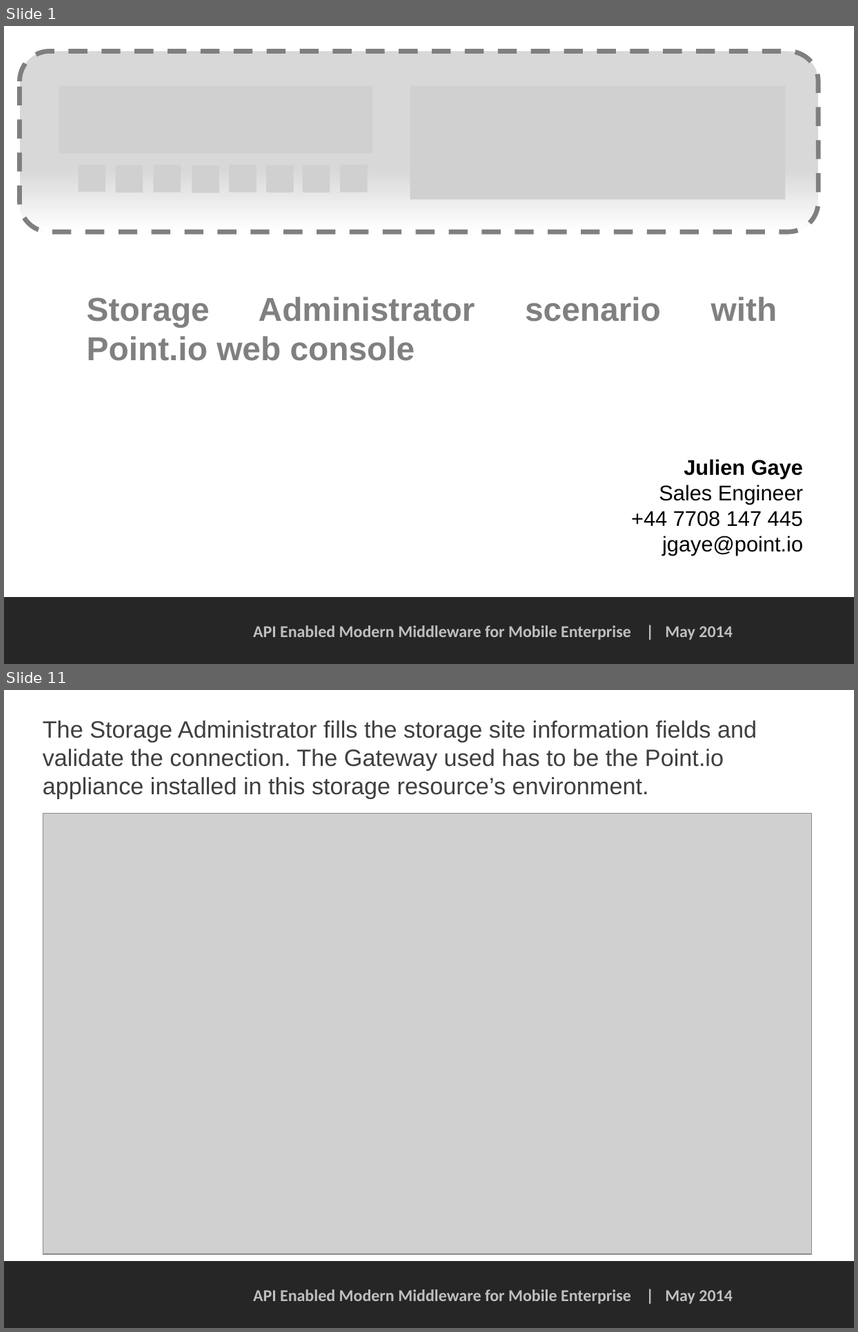
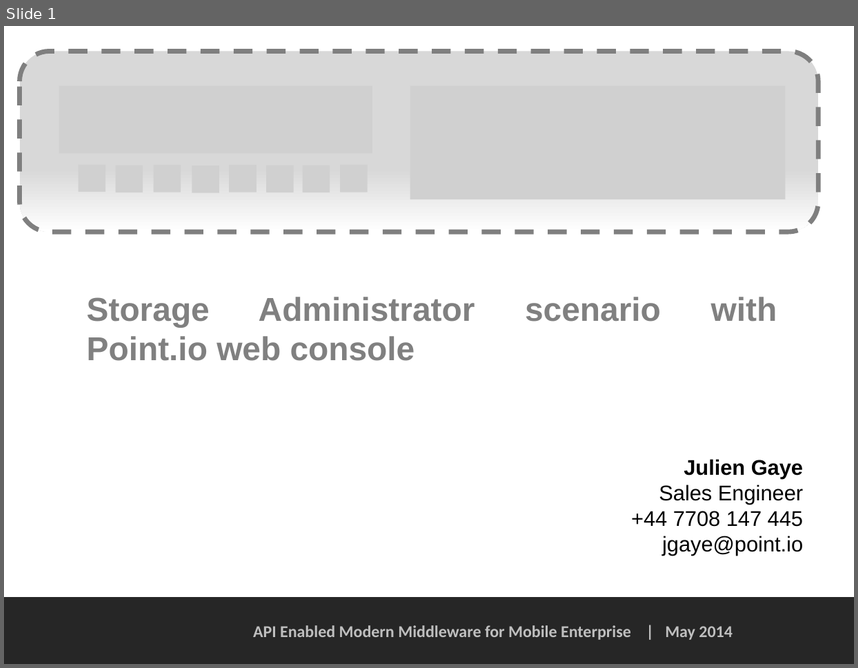
Before and after one commit to PointIO/Documentation, a slide deck: web console doc/Storage Administrator scenario - web console.pptx. Shown one above the other, each under a label of ours: slides 1 and 11 before the commit, slide 1 after it; the slides between them are not shown. The pictures are 858x1332 and 858x668 pixels, drawn with LibreOffice and Linux fonts; fonts in the diff are those of the drawing; grey boxes stand for pictures; background and template pictures are left out. Boxes give left, top, right and bottom in pixels: in the first picture for what was removed or moved away, otherwise in the second. Text is boxed around its words. In the diff, an @@ line names an element or a change of style, - is before the commit and + after.

Commit message:
Update Storage Admin scenario to v1

```diff
--- a/web console doc/Storage Administrator scenario - web console.pptx
+++ b/web console doc/Storage Administrator scenario - web console.pptx
@@ slide 11 removed at bbox=[4, 690, 854, 1328], background #FFFFFF; not listed: 2 template elements that a slide beside it also shows @@
@@ title removed at bbox=[43, 720, 757, 799] @@
-The Storage Administrator fills the storage site information fields and validate the connection. The Gateway used has to be the Point.io appliance installed in this storage resource’s environment.
@@ picture removed at bbox=[43, 814, 811, 1254] @@
```
Also in this commit, not shown: 2 slides changed, 9 slides added, 9 other slides removed.
